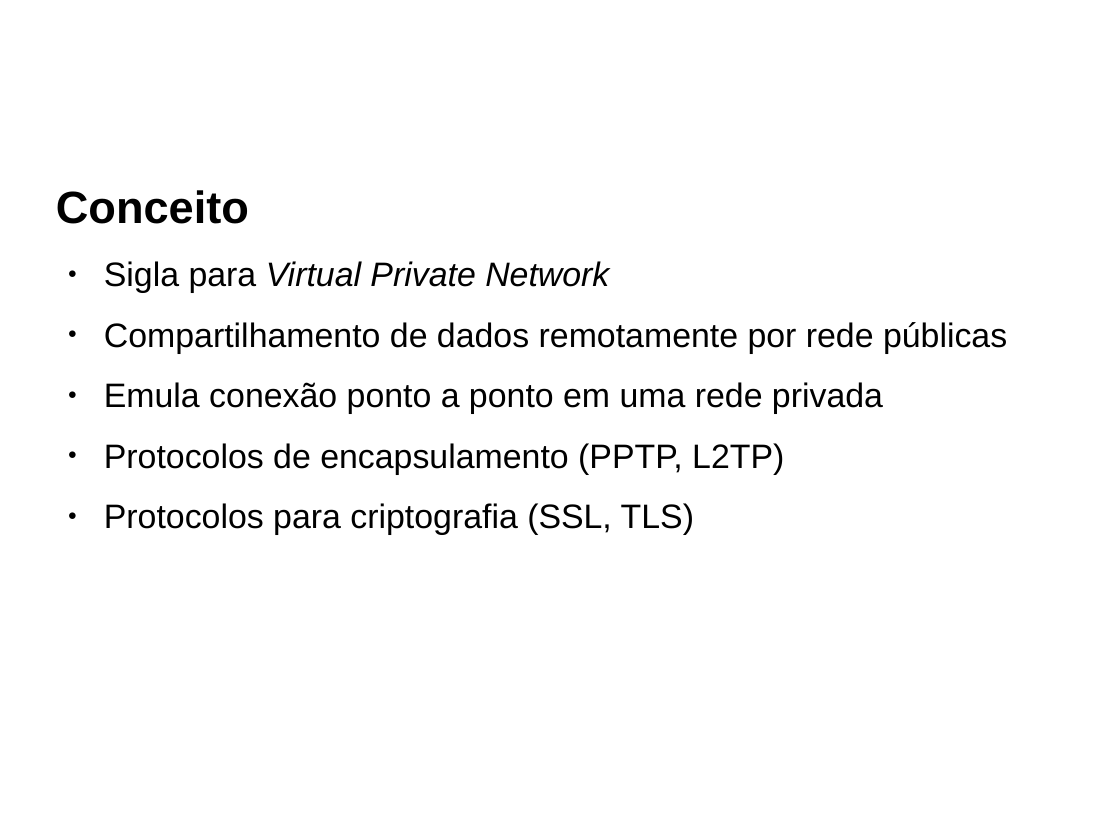
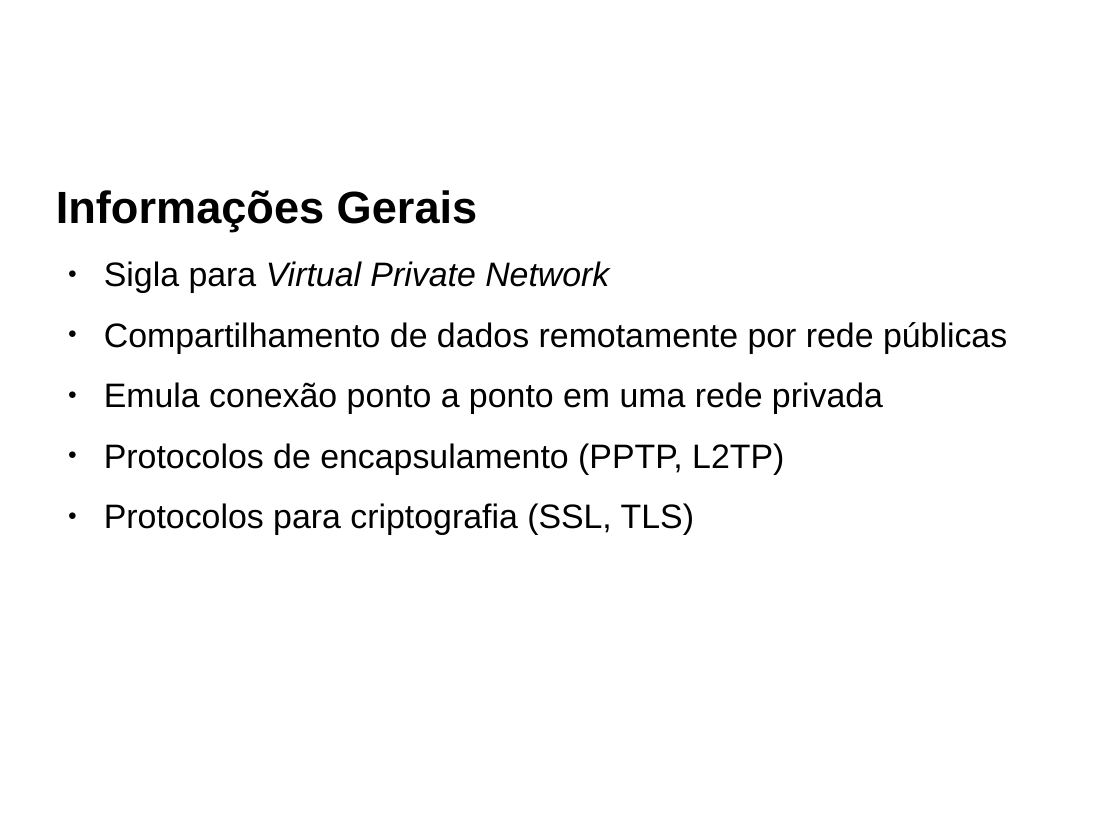
Before and after one commit to redes-2015/l2tp-socket-bug, a slide deck: slide 6 of slides/slides.odp (slide 4 before the commit). Drawn at 1120x840 pixels with LibreOffice and Linux fonts; fonts in the diff are those of the drawing; background and template pictures are left out. Boxes give left, top, right and bottom in pixels: in the first picture for what was removed or moved away, otherwise in the second. Text is boxed around its words. In the diff, an @@ line names an element or a change of style, - is before the commit and + after.

Commit message:
Adiantado slide sobre a CVE; mais informações sobre PPP e L2TP
- Adiantado também slide sobre conexão normal (sem VPN)
- Alterada fonte relacionada ao código dos sockets

```diff
--- a/slides/slides.odp
+++ b/slides/slides.odp
@@ text at (x1=56, y1=190, x2=478, y2=232): text changed @@
-Conceito
+Informações Gerais
```
Also in this commit, not shown: 7 other slides changed, 1 other file.
